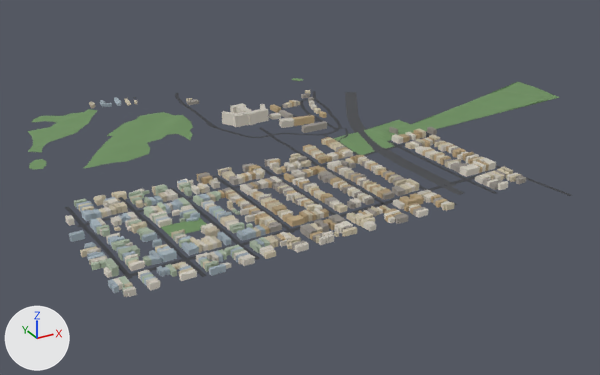
What one commit did to the glTF model public/tiles/tile_5_11.glb.
Before and after are seen from a 50 mm lens placed at (-3436.0, -1721.0, 659.0), pointed at (-2667.0, -322.0, -40.0). Lighting does not change. The marker at lower left points along +X, +Y and +Z. The older version comes first. Where no turn or scale is listed for an object, it has been applied to the vertices.

The first picture shows 'bld_5_11', 'grn_5_11', 'road_5_11'.
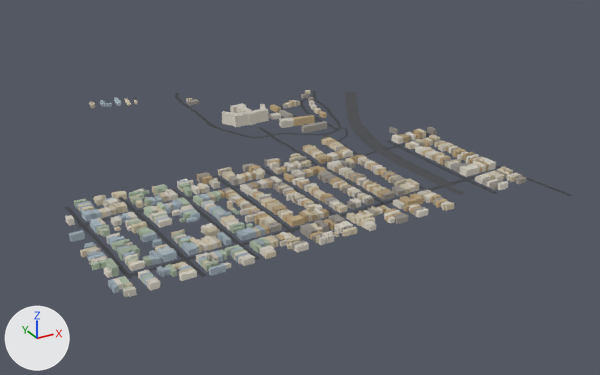
Pixel boxes (x1, y1, x2, y2) of what changed, in the pictures (600 x 375 px):
'grn_5_11', deleted
    before: (28, 78, 560, 237)

The change in detail:
Object 'grn_5_11' (ob_grn_5_11) is deleted.
